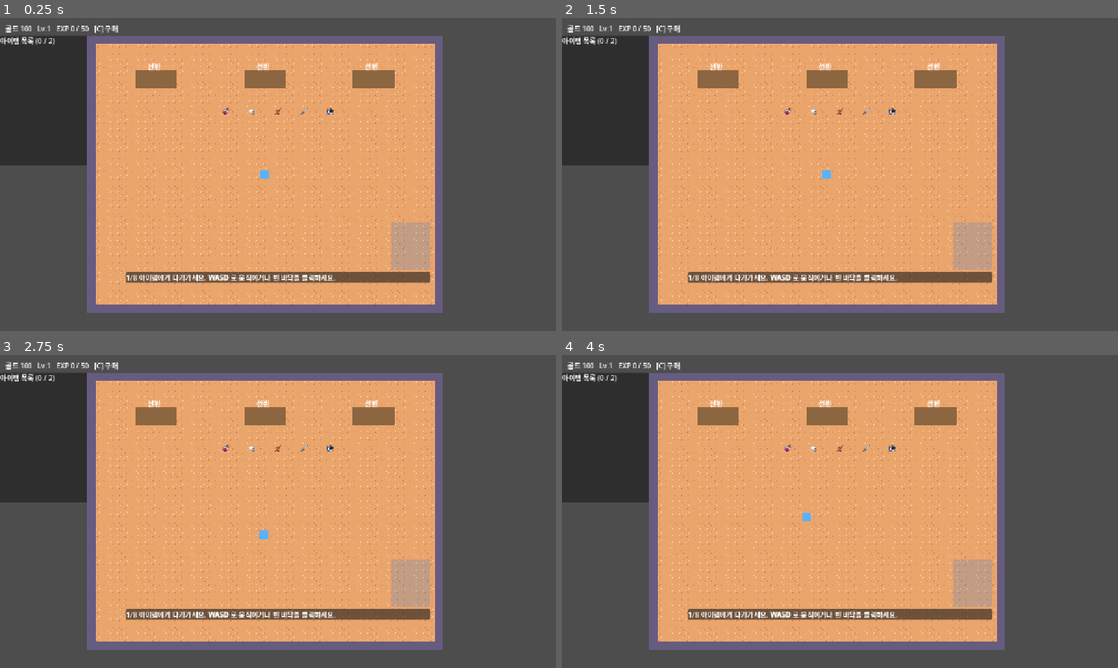
Above: before the commit, frames 1-4 (two rows, left to right).
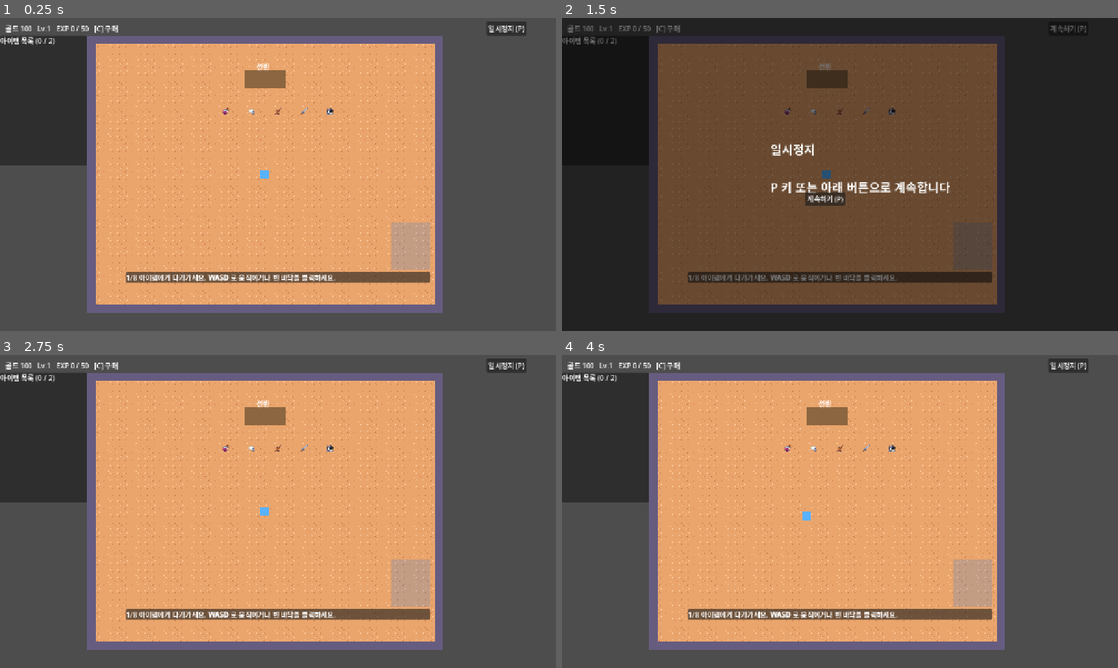
Above: after the commit, the same moments.

Repository: JaeyoungMyo/TheBetweenkeeper
Game: Godot game, scene res://scenes/storage/tutorial_storage.tscn
The game is run twice, just before and just after one commit, with the same random seed, the same clock (stepped at 60 frames per second) and the same inputs.
Inputs (mouse positions are in pixels of both pictures, inside the frame that each line leads up to):
- Up to frame 1 (0.25 s): no input
- Up to frame 2 (1.5 s): click (1067, 27) at 0.5 s, where only the run after the commit has a clickable "일시정지 (P)"; click (1067, 27) at 1.25 s, where only the run after the commit has a clickable "계속하기 (P)"
- Up to frame 3 (2.75 s): click (261, 536) at 2 s, where only the run after the commit has a clickable "계속하기 (P)"
- Up to frame 4 (4 s): tap Enter at 2.75 s; drag from (840, 511) to (895, 442) at 2.77 s; tap Space at 3.5 s; drag from (728, 527) to (812, 574) at 3.52 s

The runs differ from the first frame. In frame 1, 1.2% of the frame differs, in the area x 24-95%, y 1-23%; in frame 2, 100%, in the area x 0-100%, y 0-100%; in frame 3, 1.3%; in frame 4, 1.2%.

Commit message:
튜토리얼 선반 1개 (완료 시 3개), 일시정지 (P 키와 버튼), 테스트 104/104 통과
Co-Authored-By: Claude Haiku 5.5 <noreply@anthropic.com>
Claude-Session: https://claude.ai/code/session_0121nzt2UG16d76XWYTLiz1b

Diff:
--- a/scripts/storage/player_controller.gd
+++ b/scripts/storage/player_controller.gd
@@ -86,6 +86,7 @@
 		"drop_item": [KEY_Z],
 		"shop_menu": [KEY_C],
 		"debug_menu": [KEY_F1],
+		"pause": [KEY_P],
 		"slot_1": [KEY_1, KEY_KP_1],
 		"slot_2": [KEY_2, KEY_KP_2],
 		"slot_3": [KEY_3, KEY_KP_3],
--- a/scripts/storage/storage_room.gd
+++ b/scripts/storage/storage_room.gd
@@ -44,14 +44,18 @@
 	_wall(Rect2(ROOM.position.x - t, ROOM.end.y, ROOM.size.x + t * 2, t))
 	_wall(Rect2(ROOM.position.x - t, ROOM.position.y, t, ROOM.size.y))
 	_wall(Rect2(ROOM.end.x, ROOM.position.y, t, ROOM.size.y))
-	# 초기 선반 3개: 한 던전의 신규 입고 (전투 3~5회 x 5~10개, 약 108 무게) 를 한 번에 담는 양 (선반 1개 = 36)
-	for i in START_SHELVES:
+	# 초기 선반: 본 게임 3개 (한 던전 입고 약 108 무게). 튜토리얼은 1개 (_initial_shelf_count 재정의)
+	for i in _initial_shelf_count():
 		add_shelf()
 	shelf = shelves[0]
 	player = preload("res://scenes/storage/player.tscn").instantiate()
 	player.position = ROOM.get_center()
 	player.z_index = 1
 	add_child(player)
+
+
+func _initial_shelf_count() -> int:
+	return START_SHELVES
 
 
 ## 저장용 선반 목록 (SaveService 가 호출)
@@ -201,6 +205,9 @@
 	var settings := SettingsPanel.new()
 	settings.name = "SettingsPanel"
 	add_child(settings)
+	var pause := PauseMenu.new()
+	pause.name = "PauseMenu"
+	add_child(pause)
 	var growth := GrowthUi.new()
 	growth.name = "GrowthUi"
 	growth.room = self
--- a/scripts/storage/tutorial_storage.gd
+++ b/scripts/storage/tutorial_storage.gd
@@ -27,6 +27,11 @@
 		_offer_continue()
 	else:
 		_create_tutorial_items()
+
+
+## 튜토리얼은 선반 1개로 시작한다
+func _initial_shelf_count() -> int:
+	return 1
 
 
 func _create_tutorial_items() -> void:
@@ -170,6 +175,9 @@
 	completed = true
 	SaveService.tutorial_done = true
 	EconomyManager.choices_enabled = true
+	# 튜토리얼 끝: 본 게임 선반 3개가 되도록 2개 추가
+	while shelves.size() < StorageRoom.START_SHELVES:
+		add_shelf()
 	show_message("튜토리얼 완료!")
 	tutorial_completed.emit()
 
--- /dev/null
+++ b/scripts/ui/pause_menu.gd
@@ -0,0 +1,56 @@
+# 일시정지 (P 키 또는 오른쪽 위 버튼). 일시정지 중에는 전투 · 수면 타이머와 이동이 멈춘다
+# 레벨업 증강 선택으로 자동 멈춘 상태는 건드리지 않는다 (선택을 끝내야 풀린다)
+class_name PauseMenu
+extends CanvasLayer
+
+var _user_paused := false
+var _overlay: ColorRect
+var _button: Button
+
+
+func _ready() -> void:
+	layer = 7
+	process_mode = Node.PROCESS_MODE_ALWAYS
+	_button = Button.new()
+	_button.text = "일시정지 (P)"
+	_button.position = Vector2(1120, 8)
+	_button.focus_mode = Control.FOCUS_NONE
+	_button.pressed.connect(toggle)
+	add_child(_button)
+	_overlay = ColorRect.new()
+	_overlay.color = Color(0, 0, 0, 0.55)
+	_overlay.set_anchors_preset(Control.PRESET_FULL_RECT)
+	_overlay.mouse_filter = Control.MOUSE_FILTER_STOP
+	_overlay.visible = false
+	add_child(_overlay)
+	var label := Label.new()
+	label.text = "일시정지\n\nP 키 또는 아래 버튼으로 계속합니다"
+	label.position = Vector2(480, 280)
+	label.add_theme_font_size_override("font_size", 28)
+	_overlay.add_child(label)
+	var resume := Button.new()
+	resume.text = "계속하기 (P)"
+	resume.position = Vector2(560, 400)
+	resume.pressed.connect(toggle)
+	_overlay.add_child(resume)
+
+
+func _process(_delta: float) -> void:
+	if Input.is_action_just_pressed("pause"):
+		toggle()
+
+
+func toggle() -> void:
+	if not _user_paused:
+		# 증강 선택 등 다른 이유로 멈춰 있으면 끼어들지 않는다
+		if get_tree().paused:
+			return
+		_user_paused = true
+		get_tree().paused = true
+		_overlay.visible = true
+		_button.text = "계속하기 (P)"
+	else:
+		_user_paused = false
+		get_tree().paused = false
+		_overlay.visible = false
+		_button.text = "일시정지 (P)"
--- /dev/null
+++ b/tests/integration/test_pause.gd
@@ -0,0 +1,38 @@
+# 일시정지: P 키로 멈춤 · 재개, 레벨업으로 멈춘 상태는 건드리지 않음
+extends TestBase
+
+var tree: SceneTree
+
+
+func _key(k: Key) -> void:
+	for p in [true, false]:
+		var ev := InputEventKey.new()
+		ev.keycode = k
+		ev.physical_keycode = k
+		ev.pressed = p
+		Input.parse_input_event(ev)
+		await tree.process_frame
+		await tree.process_frame
+
+
+func test_p_key_pauses_and_resumes() -> void:
+	var room = load("res://scenes/storage/tutorial_storage.tscn").instantiate()
+	tree.root.add_child(room)
+	await tree.process_frame
+	await _key(KEY_P)
+	expect(tree.paused, "P pauses the game")
+	await _key(KEY_P)
+	expect(not tree.paused, "P resumes the game")
+	room.free()
+
+
+func test_pause_does_not_override_level_up_pause() -> void:
+	var room = load("res://scenes/storage/tutorial_storage.tscn").instantiate()
+	tree.root.add_child(room)
+	await tree.process_frame
+	tree.paused = true  # 레벨업 증강 선택으로 멈춘 상태
+	var pm = room.get_node("PauseMenu")
+	pm.toggle()
+	expect(tree.paused and not pm._user_paused, "P does not resume a level-up pause")
+	tree.paused = false
+	room.free()
--- a/tests/integration/test_tutorial_slice.gd
+++ b/tests/integration/test_tutorial_slice.gd
@@ -60,6 +60,7 @@
 	tree.root.add_child(room)
 	await tree.process_frame
 	var shelf = room.shelves[0]
+	expect(room.shelves.size() == 1, "tutorial starts with one shelf")
 	var front: Vector2 = shelf.position + Vector2(0, 60)
 	for i in room.tutorial_items.size():
 		var it = room.tutorial_items[i]
@@ -87,6 +88,7 @@
 		room._on_guide_next()
 	await tree.process_frame
 	expect(room.completed and not room._guide_running, "guide finished")
+	expect(room.shelves.size() == 3, "three shelves after the tutorial")
 	var ui = room.find_child("DungeonUi", true, false)
 	expect(DungeonManager.flow.state == DungeonFlow.State.IN_BATTLE, "dungeon 1 started after the tutorial")
 	room.free()
--- a/tests/run_tests.gd
+++ b/tests/run_tests.gd
@@ -33,6 +33,7 @@
 	"res://tests/integration/test_behavior_input.gd",
 	"res://tests/integration/test_behavior_more.gd",
 	"res://tests/integration/test_continue_flow.gd",
+	"res://tests/integration/test_pause.gd",
 ]
 
 
Not shown, added: scripts/ui/pause_menu.gd.uid
Not shown, changed: TEST.md
Not shown, changed: aidlc-docs/audit.md
